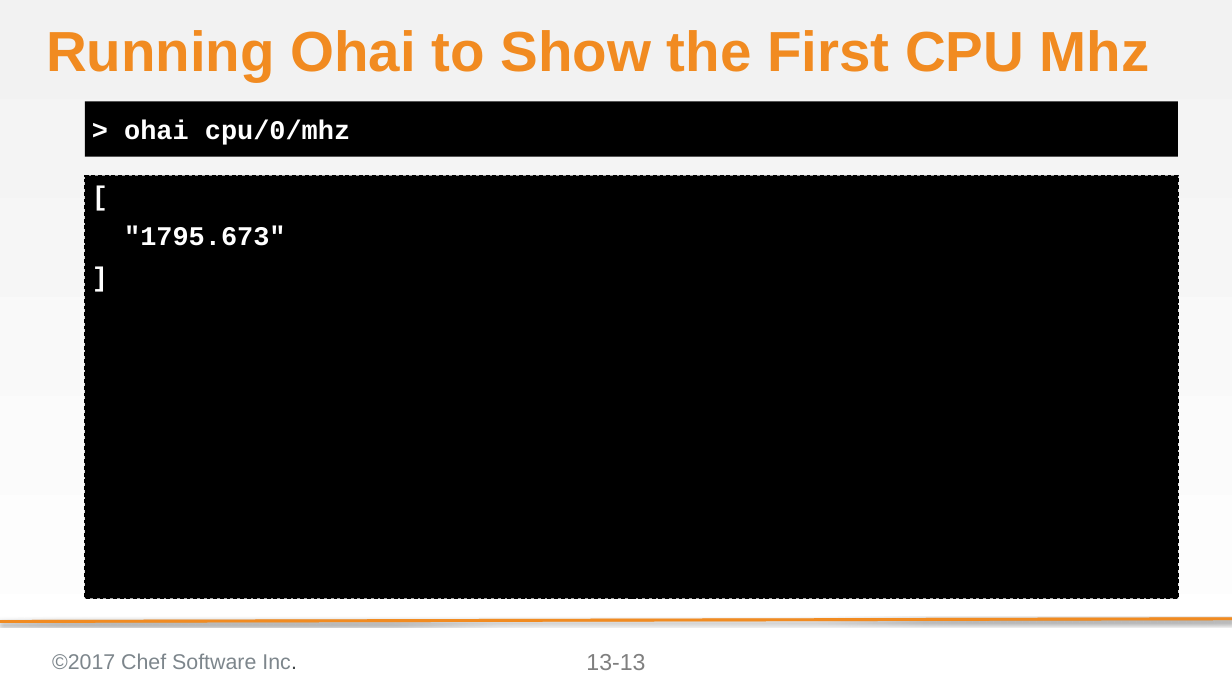
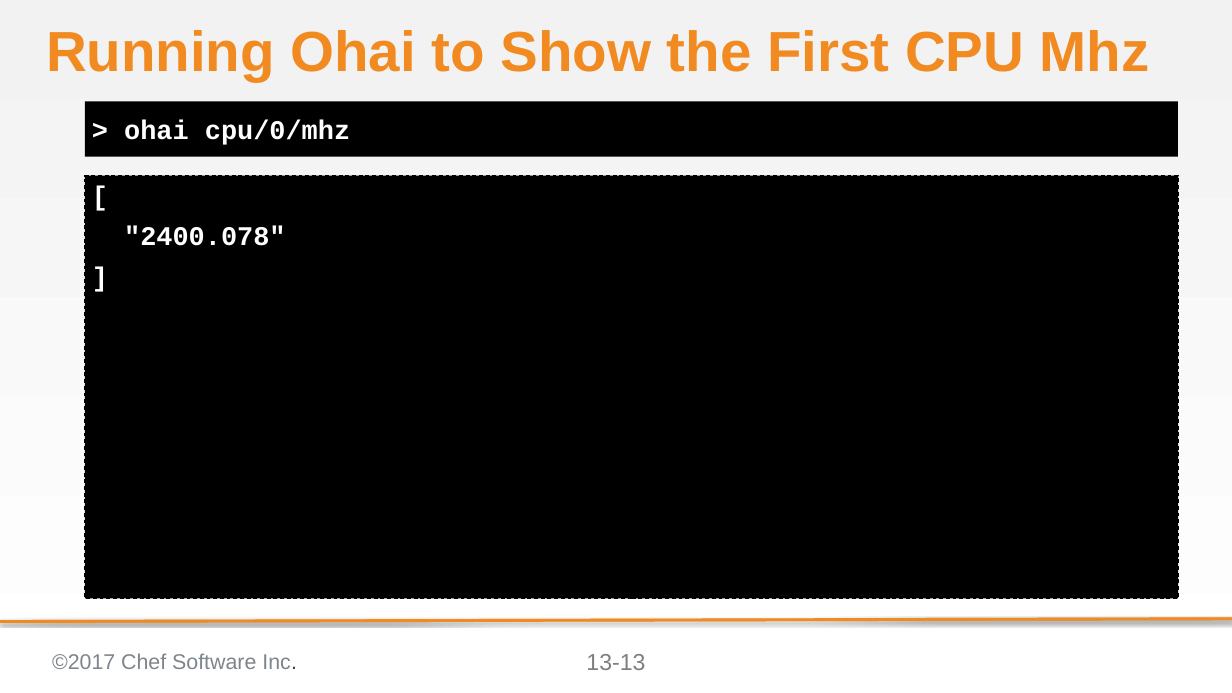
Before and after one commit to ericheiser/chef-intermediate, a slide deck: slide 13 of 13-ohai.pptx. Drawn at 1232x693 pixels with LibreOffice and Linux fonts; fonts in the diff are those of the drawing; background and template pictures are left out. Boxes give left, top, right and bottom in pixels: in the first picture for what was removed or moved away, otherwise in the second. Text is boxed around its words. In the diff, an @@ line names an element or a change of style, - is before the commit and + after.

```diff
--- a/13-ohai.pptx
+++ b/13-ohai.pptx
@@ text at bbox=[124, 227, 285, 246]: text changed @@
-"1795.673"
+"2400.078"
```
Also in this commit, not shown: 4 other slides changed.
